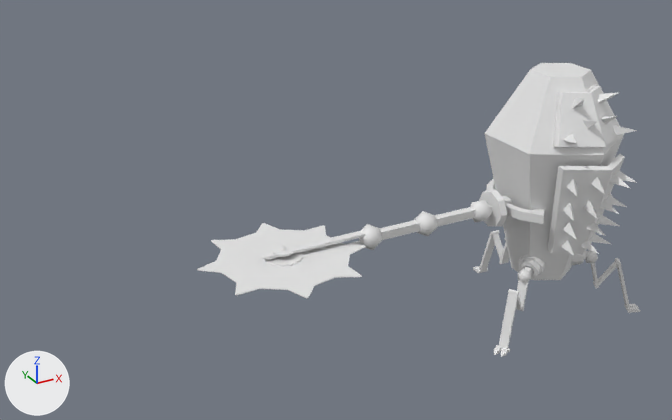
Two versions of the glTF model enemies/models/assets/coffin_enemy.glb, one commit apart.
Camera for both pictures: a 50 mm lens placed at (-10.42, -11.3, 8.48), pointed at (-3.91, 0.53, 2.56). The axes (+X, +Y, +Z) are drawn at lower left. The lights are the same throughout. Where no turn or scale is listed for an object, it has been applied to the vertices.

Script lines for the objects in view, before the commit:
```python
me_circle_008 = bpy.data.meshes.new('Circle.008')
me_circle_008.from_pydata(...)  # 64 vertices, 124 faces; spans x -1.27..1.27, y -1.27..1.27, z -0.01..0.0
me_circle_010 = bpy.data.meshes.new('Circle.010')
me_circle_010.from_pydata(...)  # a 12-sided cylinder along z spanning x -0.292..0.292, y -0.292..0.292, z -0.035..0.027
me_cube_018 = bpy.data.meshes.new('Cube.018')
me_cube_018.from_pydata(...)  # an 8-sided cut cone along x (radius 0.313 at the low end, 0.341 at the high end) spanning x -0.071..0.034, y -0.341..0.341, z -0.341..0.341
ob_circle_001 = bpy.data.objects.new('Circle.001', me_circle_010)
ob_circle_001.location = (-5.1, -0.01, 2.24)
ob_circle_006 = bpy.data.objects.new('Circle.006', me_circle_008)
ob_circle_006.location = (-5.09, 0.0, 2.24)
ob_cube_020 = bpy.data.objects.new('Cube.020', me_cube_018)
ob_cube_020.location = (-1.2, 0.0, 2.22)
# also in view: 'Circle.004' at (0.0, 0.15, 2.22); 'Circle.005' at (0.0, -0.23, 3.43); 'Circle' at (0.0, 0.0, 2.62); 'Circle.007' at (-0.03, -1.0, 2.34); 'Cube.009' at (-1.3, -0.75, 0.48)
```
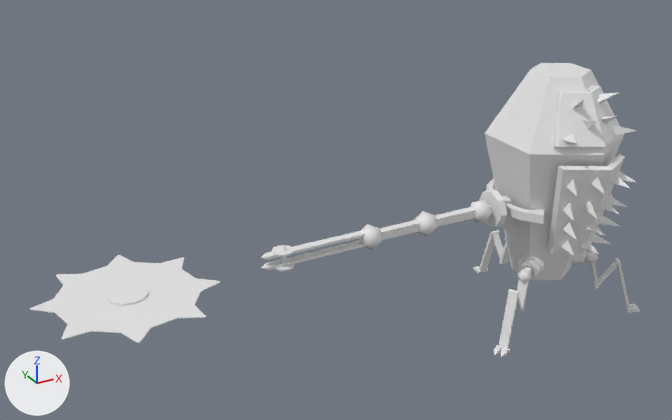
Changed parts and their boxes [x1, y1, x2, y2] in the pictures (672 x 420 px):
'Circle.006', moved
    before: [197, 223, 366, 298]
    after: [30, 255, 221, 343]
'Circle.001', moved
    before: [264, 250, 303, 267]
    after: [106, 283, 148, 306]

Diff of the bpy script that builds the scene:
```diff
--- a/enemies/models/assets/coffin_enemy.glb.py
+++ b/enemies/models/assets/coffin_enemy.glb.py
@@ ob_circle_001 @@
 ob_circle_001 = bpy.data.objects.new('Circle.001', me_circle_010)
-ob_circle_001.location = (-5.1, -0.01, 2.24)
+ob_circle_001.location = (-7.49, -0.01, 2.24)
@@ ob_circle_006 @@
 ob_circle_006 = bpy.data.objects.new('Circle.006', me_circle_008)
-ob_circle_006.location = (-5.09, 0.0, 2.24)
+ob_circle_006.location = (-7.48, 0.0, 2.24)
```
